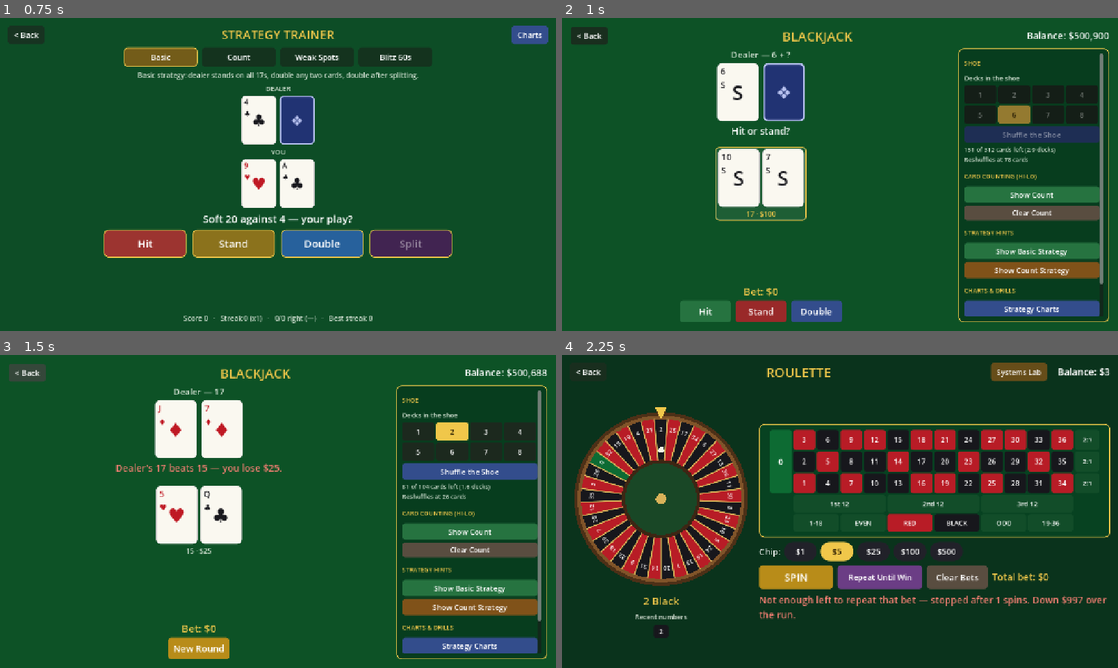
Above: before the commit, frames 1-4 (two rows, left to right).
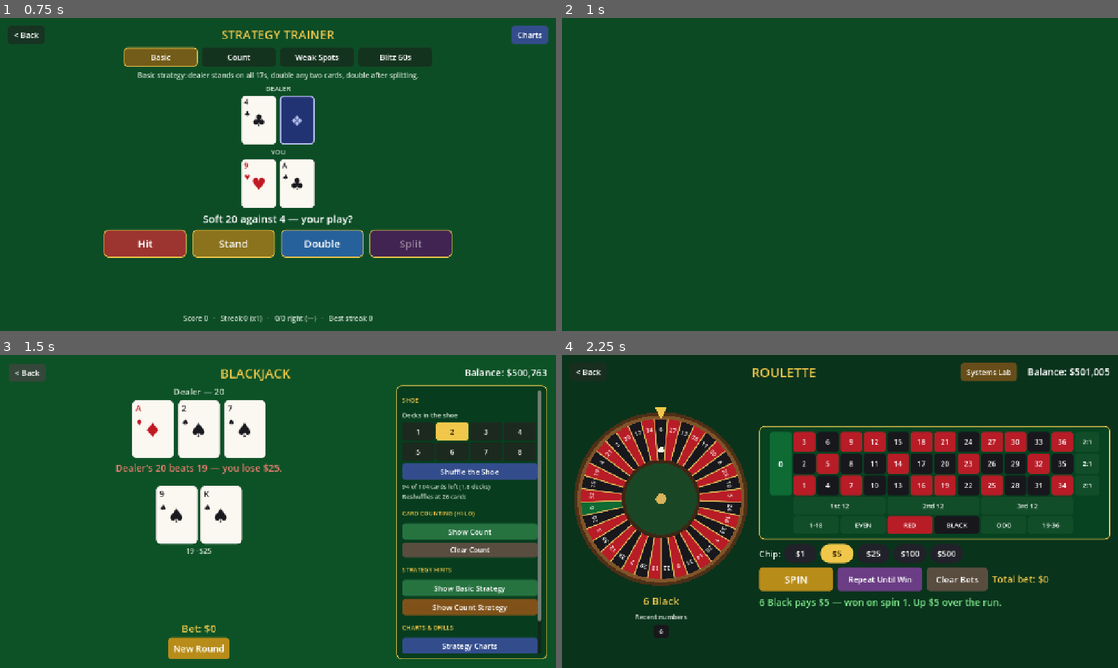
Above: after the commit, the same moments.

Repository: fu-systems/Casino
Game: Godot game, scene res://tests/run_all.tscn
Same seed, same stepped clock (60 frames per second), same inputs: the game is played once before the commit and once after it. This scene is started directly instead of the project's main scene.
Inputs (mouse positions are in pixels of both pictures, inside the frame that each line leads up to):
- Up to frame 1 (0.75 s): click "< Back" at 0.5 s
- Up to frame 2 (1 s): no input
- Up to frame 3 (1.5 s): click "< Back" at 1.25 s
- Up to frame 4 (2.25 s): click (817, 649) at 2 s, where only the run after the commit has a clickable "Double"

Frame 1 is identical in both runs. In frame 2, 21% of the frame differs, in the area x 1-99%, y 2-98%; in frame 3, 2.6%; in frame 4, 10%.

Commit message:
Add a Steam edition: everything included, fullscreen, release guide
The Steam Linux and Steam Windows presets export the desktop game with
the `steam` feature. Store gains a STEAM backend that owns every pack,
sells nothing and drops the tip jar. Extras lists the packs as included,
and the About box names Steam instead of Google Play.

A new WindowMode autoload toggles fullscreen with F11 or Alt+Enter on
desktop and remembers the choice. The Steam edition starts fullscreen.

CI exports both Steam presets on every push as depot-ready artifacts.
The release job now packages only the free builds, so the Play bundle
and the Steam builds can't land in a GitHub release.

docs/STEAM_RELEASE.md covers Steamworks setup, Steam Cloud paths,
store art sizes, pricing, SteamCMD upload and the Steam Deck.

Co-Authored-By: Claude Opus 5.5 <noreply@anthropic.com>
Claude-Session: https://claude.ai/code/session_01AxgXScwRi6VCi12jV7ctNi

Diff:
--- a/project.godot
+++ b/project.godot
@@ -21,6 +21,7 @@
 SaveData="*res://scripts/save_data.gd"
 Bank="*res://scripts/bank.gd"
 Store="*res://scripts/store.gd"
+WindowMode="*res://scripts/window_mode.gd"
 
 [display]
 
--- a/scripts/extras.gd
+++ b/scripts/extras.gd
@@ -112,7 +112,10 @@
 	cards.clear()
 
 	if not Store.PACKS.is_empty():
-		_add_header("PACKS", "One-time purchases. Buy once, keep forever, restore on any device.")
+		if Store.all_included():
+			_add_header("INCLUDED", "Everything below comes with this edition.")
+		else:
+			_add_header("PACKS", "One-time purchases. Buy once, keep forever, restore on any device.")
 		for entry in Store.PACKS:
 			_add_card(entry, false)
 
@@ -120,10 +123,11 @@
 	for entry in Store.FREE_UNLOCKS:
 		_add_card(entry, true)
 
-	_add_tip_jar()
+	if Store.sells_tips():
+		_add_tip_jar()
 
 	status_label.text = Store.status_text()
-	restore_button.visible = Store.backend != Store.Backend.UNLOCKED
+	restore_button.visible = not Store.all_included()
 
 
 func _add_header(text: String, sub: String) -> void:
--- a/scripts/main_menu.gd
+++ b/scripts/main_menu.gd
@@ -182,7 +182,9 @@
 	modal.add_text("Blackjack, roulette, craps and baccarat, played for free chips "
 		+ "that are worth nothing.")
 	modal.add_text("Privacy: Casino collects no personal data and contains no ads or "
-		+ "analytics. Purchases are handled entirely by Google Play.", 16, COLOR_MUTED)
+		+ "analytics. " + Store.privacy_note(), 16, COLOR_MUTED)
+	if WindowMode.available():
+		modal.add_text("F11 or Alt+Enter switches fullscreen.", 16, COLOR_MUTED)
 	modal.add_text("If gambling has stopped being fun for you or someone you know, "
 		+ "free and confidential help is available:", 16, COLOR_MUTED)
 	for link in HELP_LINKS:
--- a/scripts/store.gd
+++ b/scripts/store.gd
@@ -1,13 +1,15 @@
 extends Node
 ## What the player owns, registered as the "Store" autoload.
 ##
-## Three ways to run, picked once at startup:
+## Four ways to run, picked once at startup:
 ##
 ## - PLAY: builds exported with the `play_store` feature (the "Android Play"
 ##   preset) sell through Google Play Billing. Ownership is cached in
 ##   `SaveData` so packs keep working offline, but Google Play stays the source
 ##   of truth: every connect re-queries purchases, which is what makes Restore
 ##   work and what takes a refunded pack away again.
+## - STEAM: builds exported with the `steam` feature (the "Steam" presets) are
+##   bought whole, so every pack comes included and there's no tip jar.
 ## - UNLOCKED: every other build (desktop, the debug APK) has nowhere to buy
 ##   from, and the code is public anyway, so every pack is simply unlocked.
 ## - TEST: the rule suites drive a fake account with `use_test_backend()`.
@@ -25,7 +27,7 @@
 signal store_message(text: String)
 signal tip_thanked(id: String)
 
-enum Backend { UNLOCKED, PLAY, TEST }
+enum Backend { UNLOCKED, PLAY, TEST, STEAM }
 
 ## Paid packs, in the order the Extras screen lists them. `scene` is where
 ## the pack's Open button goes once it's owned; `price` is only the fallback
@@ -139,6 +141,8 @@
 		_free[str(id)] = true
 	if OS.has_feature("play_store"):
 		_start_play()
+	elif OS.has_feature("steam"):
+		backend = Backend.STEAM
 	else:
 		backend = Backend.UNLOCKED
 
@@ -152,9 +156,20 @@
 		return _free.has(id)
 	if _is_tip(id):
 		return false
-	if backend == Backend.UNLOCKED:
+	if all_included():
 		return true
 	return _owned.has(id)
+
+
+## Whether this build comes with every pack, so there's nothing to buy.
+func all_included() -> bool:
+	return backend == Backend.UNLOCKED or backend == Backend.STEAM
+
+
+## Whether the tip jar belongs here. A game someone has already paid for
+## doesn't ask for tips on top.
+func sells_tips() -> bool:
+	return backend != Backend.STEAM
 
 
 ## The store's localized price, or "" until Google Play has said.
@@ -177,9 +192,21 @@
 	match backend:
 		Backend.UNLOCKED:
 			return "Every pack is unlocked in this build. Packs and tips are sold through Google Play."
+		Backend.STEAM:
+			return "Everything is included in the Steam edition. Thanks for buying Casino."
 		Backend.TEST:
 			return "Test store."
 	return _status
+
+
+## The About box's line on who handles the money.
+func privacy_note() -> String:
+	match backend:
+		Backend.STEAM:
+			return "Steam handles the purchase; the game itself never connects to the internet."
+		Backend.UNLOCKED:
+			return "Nothing is sold in this build."
+	return "Purchases are handled entirely by Google Play."
 
 
 func pack(id: String) -> Dictionary:
@@ -195,6 +222,8 @@
 	match backend:
 		Backend.UNLOCKED:
 			store_message.emit("There's nothing to buy in this build — every pack is already unlocked.")
+		Backend.STEAM:
+			store_message.emit("There's nothing to buy — the Steam edition already includes everything.")
 		Backend.TEST:
 			if _is_tip(id):
 				tip_thanked.emit(id)
--- /dev/null
+++ b/scripts/window_mode.gd
@@ -0,0 +1,52 @@
+extends Node
+## Fullscreen on desktop, registered as the "WindowMode" autoload after
+## `Store`, which says whether this is the Steam edition.
+##
+## F11 or Alt+Enter switches between a window and fullscreen, and the choice
+## is remembered. The Steam edition starts fullscreen, as Steam players
+## expect; the other desktop builds start in a window. Phones have no window
+## to switch, so there it does nothing.
+
+const SECTION := "display"
+const SAVE_KEY := "fullscreen"
+
+
+func _ready() -> void:
+	if available():
+		_apply(is_fullscreen())
+
+
+## Whether there's a window to switch at all.
+func available() -> bool:
+	return not OS.has_feature("mobile") and not OS.has_feature("web")
+
+
+func is_fullscreen() -> bool:
+	return bool(SaveData.get_value(SECTION, SAVE_KEY, starts_fullscreen()))
+
+
+## Where a first launch begins, before the player has chosen.
+func starts_fullscreen() -> bool:
+	return Store.backend == Store.Backend.STEAM
+
+
+func toggle() -> void:
+	var on := not is_fullscreen()
+	SaveData.set_value(SECTION, SAVE_KEY, on)
+	_apply(on)
+
+
+func _input(event: InputEvent) -> void:
+	var key := event as InputEventKey
+	if key == null or not key.pressed or key.echo or not available():
+		return
+	if key.keycode == KEY_F11 or (key.alt_pressed and key.keycode in [KEY_ENTER, KEY_KP_ENTER]):
+		toggle()
+		get_viewport().set_input_as_handled()
+
+
+func _apply(on: bool) -> void:
+	if DisplayServer.get_name() == "headless":
+		return
+	DisplayServer.window_set_mode(
+		DisplayServer.WINDOW_MODE_FULLSCREEN if on else DisplayServer.WINDOW_MODE_WINDOWED)
--- a/tests/save_rules.gd
+++ b/tests/save_rules.gd
@@ -9,6 +9,7 @@
 	_test_bank_persists()
 	await _test_notice_shows_once()
 	await _test_about_lists_help()
+	_test_fullscreen_choice()
 
 
 func _test_suites_run_in_memory() -> void:
@@ -107,9 +108,36 @@
 	check("collects no personal data" in text, "About should carry the privacy statement")
 	for link in menu.HELP_LINKS:
 		check(link[0] in text, "About should offer %s" % link[0])
+	about.close()
+	await frames()
+
+	Store.backend = Store.Backend.STEAM
+	about = menu._show_about()
+	await frames()
+	text = _all_text(about)
+	check("Steam" in text and "Google Play" not in text,
+		"the Steam edition's About should name Steam, not Google Play")
+	Store.use_test_backend()
 	menu.queue_free()
 	await frames()
-	note("About carries the privacy line and the help links")
+	note("About carries the privacy line and the help links, naming the right store")
+
+
+func _test_fullscreen_choice() -> void:
+	SaveData.erase_value(WindowMode.SECTION, WindowMode.SAVE_KEY)
+	check(not WindowMode.is_fullscreen(), "builds other than Steam should start in a window")
+	WindowMode.toggle()
+	check(WindowMode.is_fullscreen() and bool(SaveData.get_value("display", "fullscreen", false)),
+		"switching to fullscreen should be remembered")
+	WindowMode.toggle()
+	check(not WindowMode.is_fullscreen(), "switching back should be remembered too")
+
+	SaveData.erase_value(WindowMode.SECTION, WindowMode.SAVE_KEY)
+	Store.backend = Store.Backend.STEAM
+	check(WindowMode.is_fullscreen(), "the Steam edition should start fullscreen")
+	Store.use_test_backend()
+	SaveData.erase_value(WindowMode.SECTION, WindowMode.SAVE_KEY)
+	note("fullscreen is remembered, and only the Steam edition starts in it")
 
 
 ## Every Label and Button caption under `node`, joined, for text assertions.
--- a/tests/store_rules.gd
+++ b/tests/store_rules.gd
@@ -48,8 +48,10 @@
 	_test_tips_and_free_unlocks()
 	_test_restore_and_refund()
 	_test_unlocked_builds()
+	_test_steam_edition()
 	_test_play_purchases()
 	await _test_extras_screen()
+	await _test_steam_extras()
 	Store.use_test_backend()
 
 
@@ -111,6 +113,31 @@
 		check(not Store.can_buy(entry.id), "there's nowhere to tip in a build without a store")
 	Store.use_test_backend()
 	note("desktop and debug builds unlock every pack but still ask for free unlocks")
+
+
+func _test_steam_edition() -> void:
+	Store.use_test_backend()
+	Store.backend = Store.Backend.STEAM
+	check(Store.all_included(), "the Steam edition should include everything")
+	for entry in Store.PACKS:
+		check(Store.owns(entry.id), "the Steam edition should own %s" % entry.id)
+		check(not Store.can_buy(entry.id), "nothing should be for sale in the Steam edition")
+	for entry in Store.FREE_UNLOCKS:
+		check(not Store.owns(entry.id), "free unlocks stay a deliberate tap on Steam too")
+	check(not Store.sells_tips(), "a game someone paid for shouldn't ask for tips")
+	check("Steam" in Store.status_text(), "the status line should name the Steam edition")
+	check("Steam" in Store.privacy_note() and "Google" not in Store.privacy_note(),
+		"the privacy line should name Steam, not Google Play")
+
+	var said: Array = []
+	var listen := func(text: String) -> void: said.append(text)
+	Store.store_message.connect(listen)
+	Store.buy("tip_small")
+	Store.store_message.disconnect(listen)
+	check(said.size() == 1 and "includes everything" in str(said[0]),
+		"buying on Steam should explain there's nothing to buy")
+	Store.use_test_backend()
+	note("the Steam edition includes every pack, sells nothing and has no tip jar")
 
 
 func _test_play_purchases() -> void:
@@ -195,3 +222,28 @@
 	await frames()
 	Store.use_test_backend()
 	note("Extras lists every pack and free unlock, unlocks for free, and thanks tips")
+
+
+func _test_steam_extras() -> void:
+	Store.use_test_backend()
+	Store.backend = Store.Backend.STEAM
+	var extras: Control = load("res://scenes/extras.tscn").instantiate()
+	add_child(extras)
+	await frames(2)
+	check(not extras.cards.has("tips"), "the Steam edition's Extras should have no tip jar")
+	check(not extras.restore_button.visible, "there's nothing to restore in the Steam edition")
+	var headers: Array = []
+	for child in extras.list.get_children():
+		if child is Label:
+			headers.append(child.text)
+	check("INCLUDED" in headers and "PACKS" not in headers,
+		"packs should be listed as included, not for sale")
+	for entry in Store.PACKS:
+		var action: Button = extras.cards[entry.id].find_child("Action", true, false)
+		check(action.text == "Open" and not action.disabled,
+			"%s should open straight away, got '%s'" % [entry.id, action.text])
+	check("Steam" in extras.status_label.text, "the status line should name the Steam edition")
+	extras.queue_free()
+	await frames()
+	Store.use_test_backend()
+	note("the Steam edition's Extras opens every pack and shows no tip jar or restore")
Not shown, changed: export_presets.cfg
Not shown, added: scripts/window_mode.gd.uid
Not shown, changed: .github/workflows/build.yml
Not shown, changed: .gitignore
Not shown, changed: PRIVACY.md
Not shown, changed: README.md
Not shown, changed: docs/PLAY_RELEASE.md
Not shown, added: docs/STEAM_RELEASE.md
